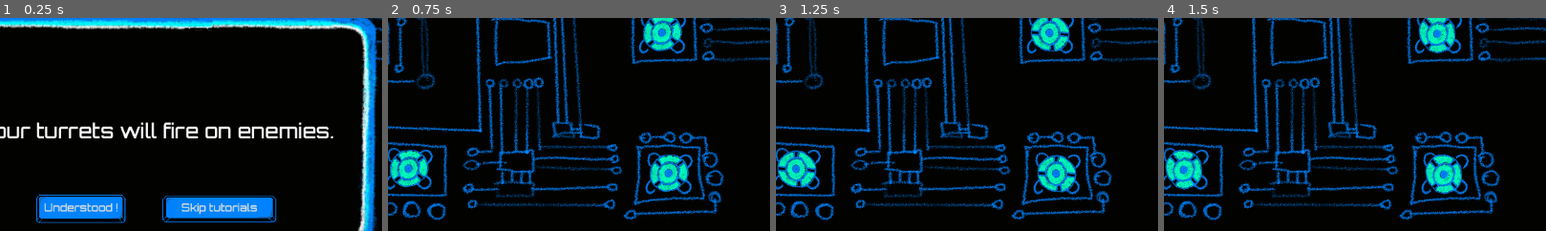
Above: before the commit, frames 1-4 (left to right).
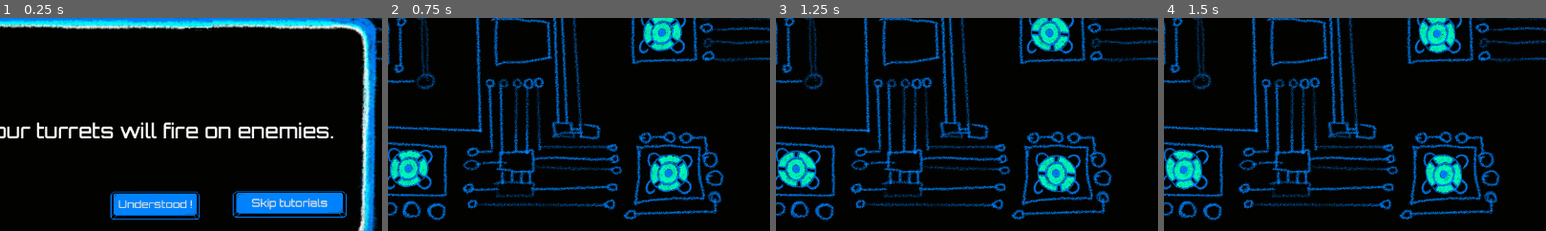
Above: after the commit, the same moments.

Repository: pbagnoud/minijam183
Game: Godot game, scene res://Scenes/main.tscn
Same seed, same stepped clock (60 frames per second), same inputs: the game is played once before the commit and once after it.
Inputs:
- Up to frame 1 (0.25 s): no input
- Up to frame 2 (0.75 s): click "Understood !" at 0.5 s
- Up to frame 3 (1.25 s): no input
- Up to frame 4 (1.5 s): click ">>" at 1.25 s
The pictures show only the part of the screen within x 28-78%, y 22-72%; the shares and areas given below are measured in that part.

The runs differ from the first frame. In frame 1, 8.8% of the frame differs, in the area x 9-91%, y 81-97%; in frame 2, nothing differs; in frame 3, nothing differs; in frame 4, nothing differs.

Commit message:
buttons aligned

Diff:
--- a/minijam183/Scenes/tutorial_popup.tscn
+++ b/minijam183/Scenes/tutorial_popup.tscn
@@ -21,20 +21,20 @@
 process_mode = 2
 z_index = 2
 layout_mode = 0
-offset_left = 160.0
-offset_top = 273.0
-offset_right = 296.0
-offset_bottom = 338.0
+offset_left = 272.0
+offset_top = 268.0
+offset_right = 408.0
+offset_bottom = 333.0
 theme = ExtResource("3_xyudg")
 text = "Understood !"
 
 [node name="Button2" type="Button" parent="."]
 process_mode = 3
 layout_mode = 0
-offset_left = 350.0
-offset_top = 275.0
-offset_right = 524.0
-offset_bottom = 336.0
+offset_left = 456.0
+offset_top = 268.0
+offset_right = 630.0
+offset_bottom = 329.0
 theme = ExtResource("3_xyudg")
 text = "Skip tutorials"
 
